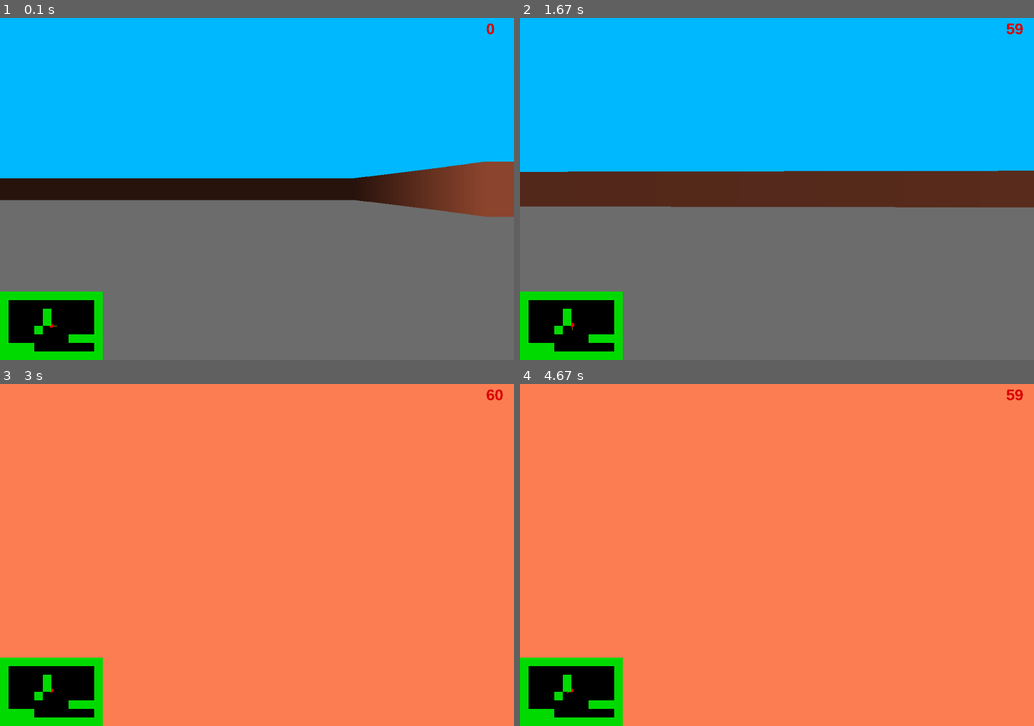
Above: before the commit, frames 1-4 (two rows, left to right).
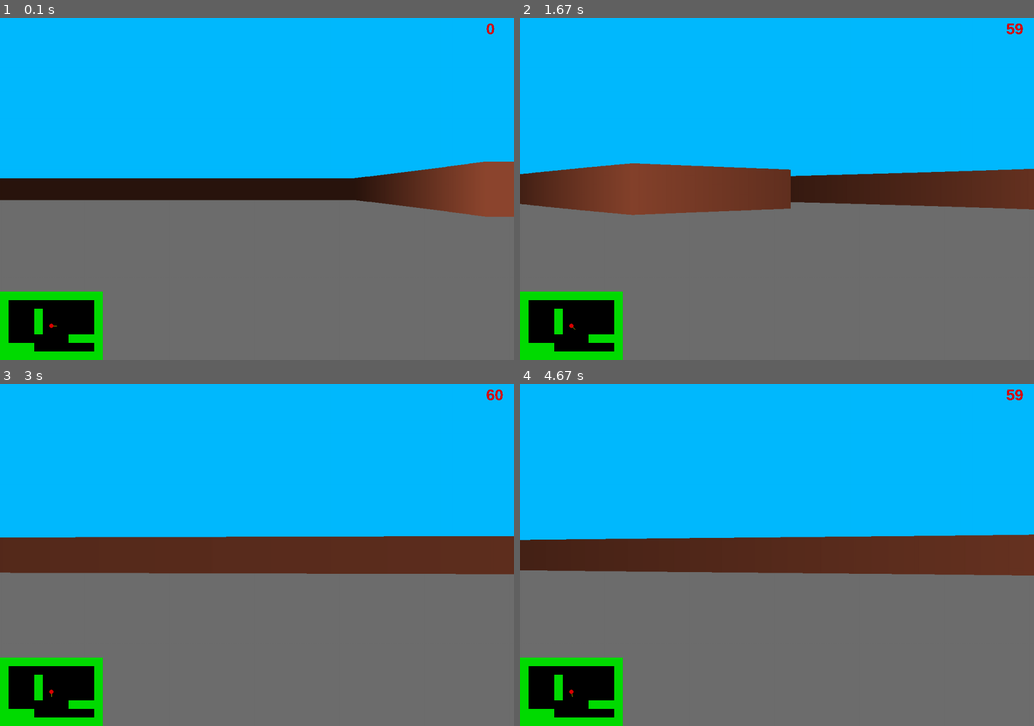
Above: after the commit, the same moments.

Repository: dieline/yandex_pygame
Game: pygame game, started from main.py
Same seed, same stepped clock (60 frames per second), same inputs: the game is played once before the commit and once after it.
Inputs:
- Up to frame 1 (0.1 s): no input
- Up to frame 2 (1.67 s): hold W 0.33-0.8 s; hold Right 0.33-0.8 s; hold S 0.83-1.3 s; hold Right 0.83-1.3 s; hold A from 1.33 s (still down); hold Right from 1.33 s (still down)
- Up to frame 3 (3 s): release A at 1.8 s; release Right at 1.8 s; hold D 1.83-2.3 s; hold Right 1.83-2.3 s; hold Right 2.33-2.8 s; hold Right from 2.83 s (still down)
- Up to frame 4 (4.67 s): release Right at 3.3 s; hold Left 3.33-3.87 s; hold Left 3.9-4.3 s; hold Right from 4.33 s (still down)

The runs differ from the first frame. In frame 1, 0.2% of the frame differs, in the area x 6-10%, y 85-90%; in frame 2, 6.0%; in frame 3, 96%; in frame 4, 96%, in the area x 0-100%, y 0-100%.

Commit message:
Collisions 1.0

Diff:
--- a/map.py
+++ b/map.py
@@ -1,10 +1,11 @@
 from settings import *
+import pygame
 
 text_map = [
     'wwwwwwwwwwww',
     'w..........w',
-    'w....w.....w',
-    'w....w.....w',
+    'w...w......w',
+    'w...w......w',
     'w...w......w',
     'w.......wwww',
     'wwww.......w',
@@ -12,8 +13,10 @@
 ]
 world_map = set()
 mini_map = set()
+collision_walls = []
 for j, row in enumerate(text_map):
     for i, char in enumerate(row):
         if char == 'w':
             world_map.add((i * TILE, j * TILE))
             mini_map.add((i * MAP_TILE, j * MAP_TILE))
+            collision_walls.append(pygame.Rect(i * TILE, j * TILE, TILE, TILE))
--- a/player.py
+++ b/player.py
@@ -1,4 +1,5 @@
 from settings import *
+from map import collision_walls
 import pygame
 import math
 
@@ -7,30 +8,60 @@
     def __init__(self):
         self.x, self.y = player_pos
         self.angle = player_angle
-
+        self.side = 50
+        self.rect = pygame.Rect(*player_pos, self.side, self.side)
 
     @property
     def pos(self):
         return self.x, self.y
 
+    def detect_collision(self, dx, dy):
+        next_rect = self.rect.copy()
+        next_rect.move_ip(dx, dy)
+        hit_indexes = next_rect.collidelistall(collision_walls)
+        delta_x, delta_y = 0, 0
+        for hit_index in hit_indexes:
+            hit_rect = collision_walls[hit_index]
+            if dx > 0:
+                delta_x += next_rect.right - hit_rect.left
+            else:
+                delta_x += hit_rect.right - next_rect.left
+            if dy > 0:
+                delta_y += next_rect.bottom - hit_rect.top
+            else:
+                delta_y += hit_rect.bottom - next_rect.top
+        if abs(delta_x - delta_y) < 10:
+            dx, dy = 0, 0
+        elif delta_x > delta_y:
+            dy = 0
+        elif delta_y > delta_x:
+            dx = 0
+        self.x += dx
+        self.y += dy
+        self.rect.center = self.x, self.y
+
     def movement(self):
         sin_a = math.sin(self.angle)
         cos_a = math.cos(self.angle)
         keys = pygame.key.get_pressed()
+
         if keys[pygame.K_w]:
-            self.x += player_speed * cos_a
-            self.y += player_speed * sin_a
-
+            dx = player_speed * cos_a
+            dy = player_speed * sin_a
+            self.detect_collision(dx, dy)
         if keys[pygame.K_s]:
-            self.x += -player_speed * cos_a
-            self.y += -player_speed * sin_a
+            dx = -player_speed * cos_a
+            dy = -player_speed * sin_a
+            self.detect_collision(dx, dy)
         if keys[pygame.K_a]:
-            self.x += player_speed * sin_a
-            self.y += -player_speed * cos_a
+            dx = player_speed * sin_a
+            dy = -player_speed * cos_a
+            self.detect_collision(dx, dy)
         if keys[pygame.K_d]:
-            self.x += -player_speed * sin_a
-            self.y += player_speed * cos_a
+            dx = -player_speed * sin_a
+            dy = player_speed * cos_a
+            self.detect_collision(dx, dy)
         if keys[pygame.K_LEFT]:
-            self.angle -= 0.02
+            self.angle -= 0.01
         if keys[pygame.K_RIGHT]:
-            self.angle += 0.02
+            self.angle += 0.01
